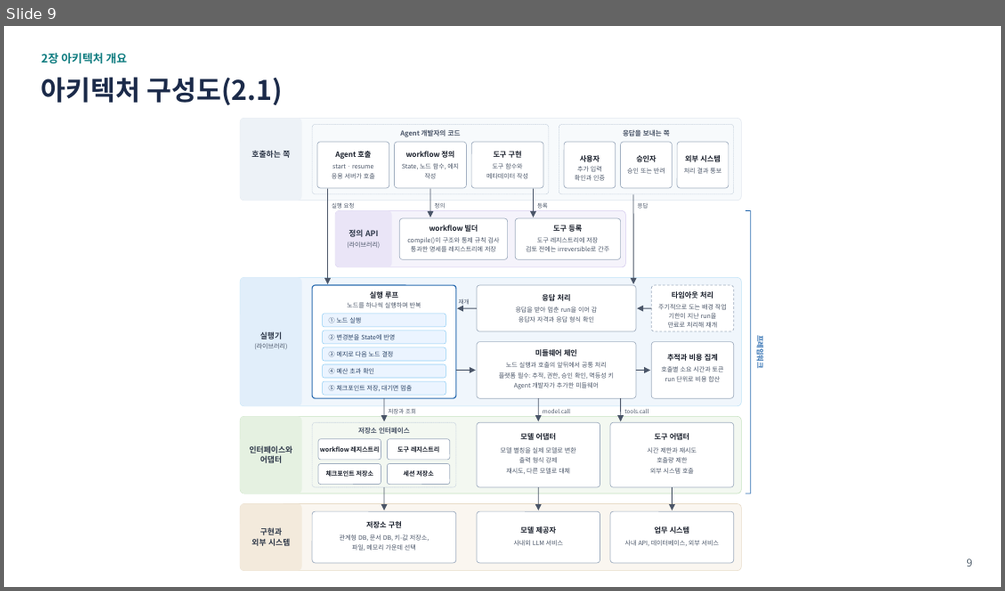
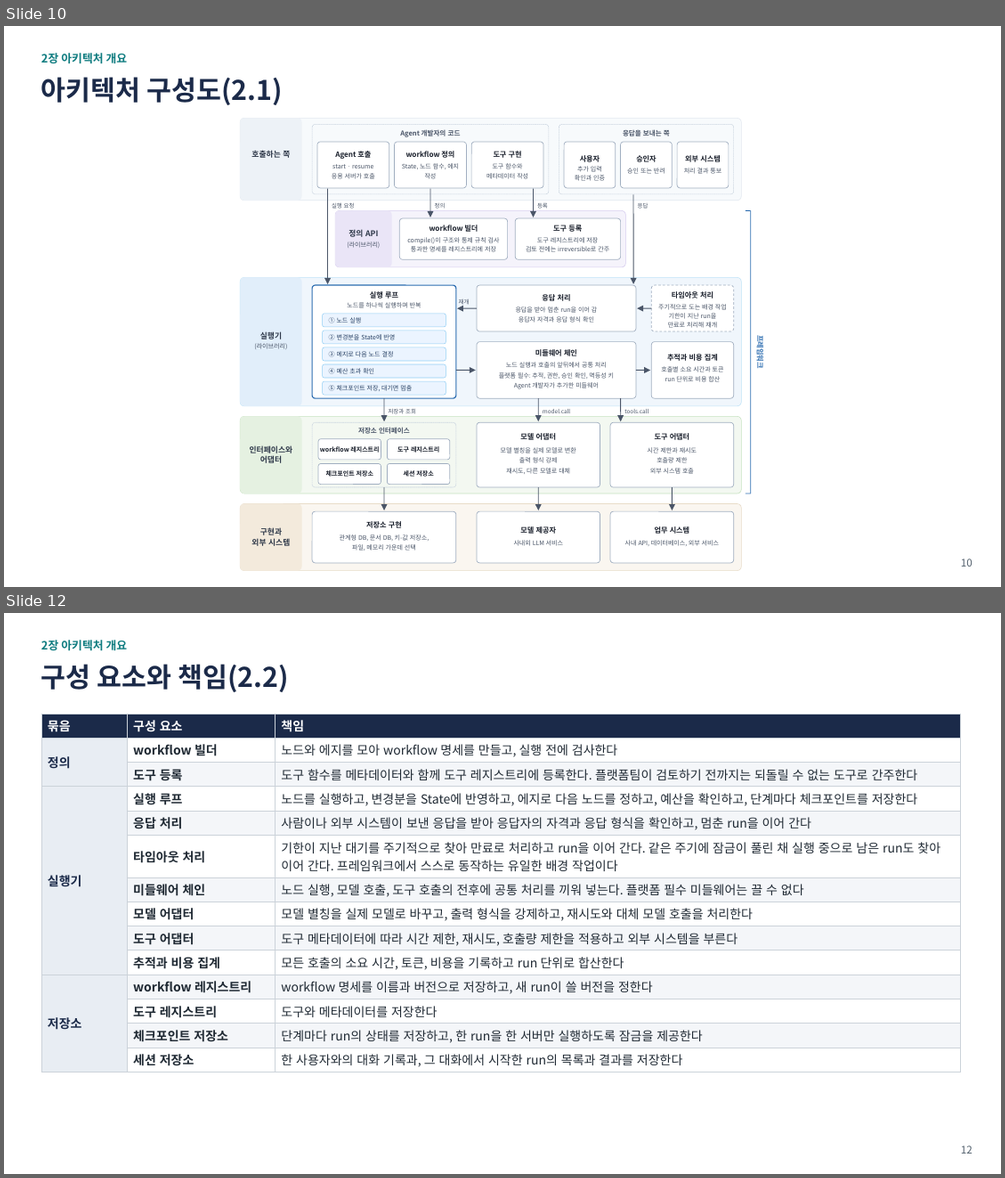
Before and after one commit to iwindfree/ai-agent-framework-architecture, a slide deck: AI_Agent_Workflow_Framework_Summary.pptx. Shown one above the other, each under a label of ours: slide 9 before the commit, slides 10 and 12 after it; the slides between them are not shown. The pictures are 1005x591 and 1005x1178 pixels, drawn with LibreOffice and Linux fonts; fonts in the diff are those of the drawing. Boxes give left, top, right and bottom in pixels: in the first picture for what was removed or moved away, otherwise in the second. Text is boxed around its words. In the diff, an @@ line names an element or a change of style, - is before the commit and + after.

```diff
--- a/AI_Agent_Workflow_Framework_Summary.pptx
+++ b/AI_Agent_Workflow_Framework_Summary.pptx
@@ slide 12 added at (x1=4, y1=613, x2=1001, y2=1174), background #FFFFFF @@
@@ text added at (x1=41, y1=640, x2=128, y2=650), 11 pt, text #0F7C80, bold @@
+2장 아키텍처 개요
@@ text added at (x1=41, y1=664, x2=289, y2=692), 26 pt, text #1B2A49, bold @@
+구성 요소와 책임(2.2)
@@ table added at (x1=41, y1=714, x2=961, y2=1070), 14 rows, 3 columns @@
+묶음 | 구성 요소 | 책임
+정의 | workflow 빌더 | 노드와 에지를 모아 workflow 명세를 만들고, 실행 전에 검사한다
+ | 도구 등록 | 도구 함수를 메타데이터와 함께 도구 레지스트리에 등록한다. 플랫폼팀이 검토하기 전까지는 되돌릴 수 없는 도구로 간주한다
+실행기 | 실행 루프 | 노드를 실행하고, 변경분을 State에 반영하고, 에지로 다음 노드를 정하고, 예산을 확인하고, 단계마다 체크포인트를 저장한다
+ | 응답 처리 | 사람이나 외부 시스템이 보낸 응답을 받아 응답자의 자격과 응답 형식을 확인하고, 멈춘 run을 이어 간다
+ | 타임아웃 처리 | 기한이 지난 대기를 주기적으로 찾아 만료로 처리하고 run을 이어 간다. 같은 주기에 잠금이 풀린 채 실행 중으로 남은 run도 찾아 이어 간다. 프레임워크에서 스스로 동작하는 유일한 배경 작업이다
+ | 미들웨어 체인 | 노드 실행, 모델 호출, 도구 호출의 전후에 공통 처리를 끼워 넣는다. 플랫폼 필수 미들웨어는 끌 수 없다
+ | 모델 어댑터 | 모델 별칭을 실제 모델로 바꾸고, 출력 형식을 강제하고, 재시도와 대체 모델 호출을 처리한다
+ | 도구 어댑터 | 도구 메타데이터에 따라 시간 제한, 재시도, 호출량 제한을 적용하고 외부 시스템을 부른다
+ | 추적과 비용 집계 | 모든 호출의 소요 시간, 토큰, 비용을 기록하고 run 단위로 합산한다
+저장소 | workflow 레지스트리 | workflow 명세를 이름과 버전으로 저장하고, 새 run이 쓸 버전을 정한다
+ | 도구 레지스트리 | 도구와 메타데이터를 저장한다
+ | 체크포인트 저장소 | 단계마다 run의 상태를 저장하고, 한 run을 한 서버만 실행하도록 잠금을 제공한다
+ | 세션 저장소 | 한 사용자와의 대화 기록과, 그 대화에서 시작한 run의 목록과 결과를 저장한다
@@ page number added at (x1=961, y1=1145, x2=972, y2=1153), 10 pt, text #52606D @@
+12
@@ what was slide 9 is now slide 10 @@
@@ page number at (x1=961, y1=558, x2=972, y2=566): text changed @@
-9
+10
```
Also in this commit, not shown: 4 slides changed, 1 other slide added.
